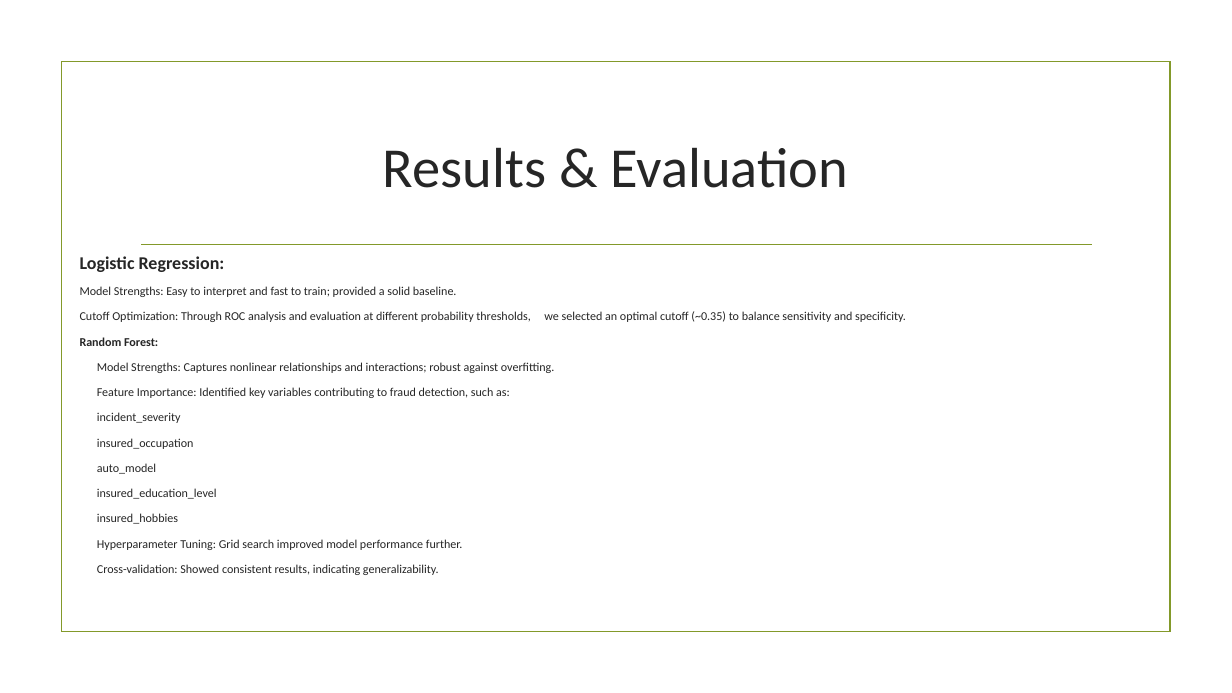
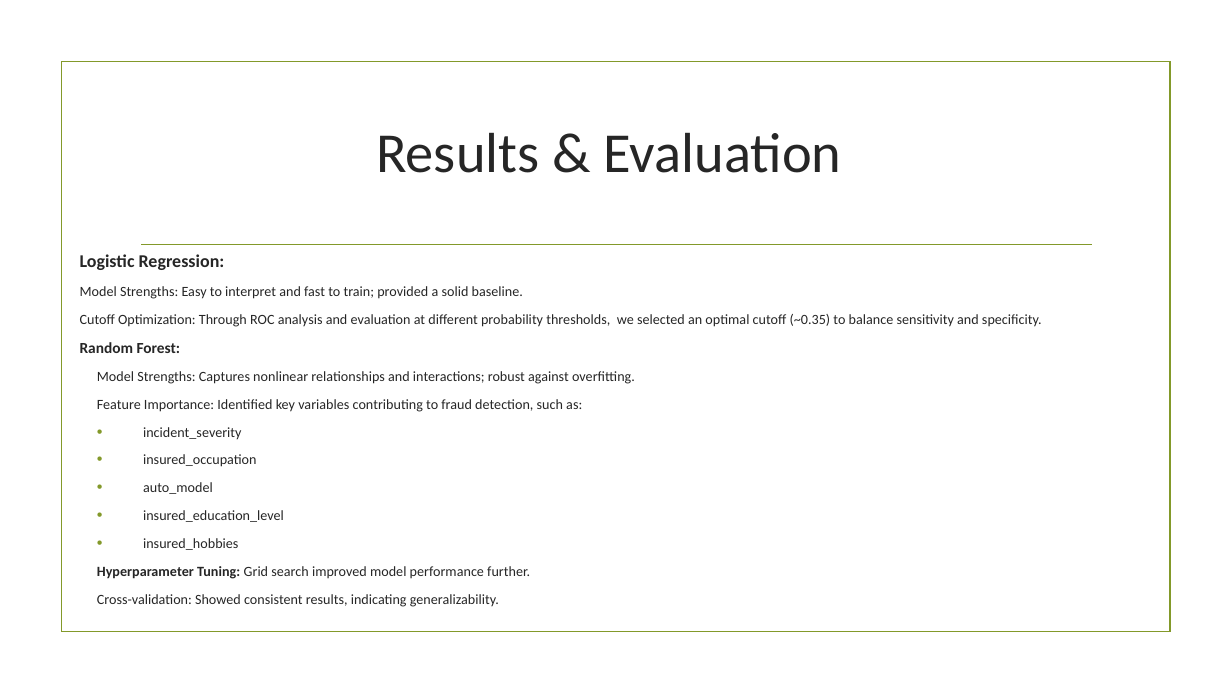
Before and after one commit to NaveenUpadhyay1385/Fraudulent_Claim_Detection_NaveenUpadhyay_SunavaNeogy, a slide deck: slide 11 of Fraudulent_Claim_Detection_Naveen-Sunava.pptx. Drawn at 1232x693 pixels with LibreOffice and Linux fonts; fonts in the diff are those of the drawing; background and template pictures are left out. Boxes give left, top, right and bottom in pixels: in the first picture for what was removed or moved away, otherwise in the second. Text is boxed around its words. In the diff, an @@ line names an element or a change of style, - is before the commit and + after.

```diff
--- a/Fraudulent_Claim_Detection_Naveen-Sunava.pptx
+++ b/Fraudulent_Claim_Detection_Naveen-Sunava.pptx
@@ title "Results & Evaluation": place and size @@
-title "Results & Evaluation" at [383,147,848,188]
+title "Results & Evaluation" at [376,132,842,173]
@@ text at [80,286,1042,607]: size 9.4 to 11 pt; size 9.4 to 12 pt in "Random Forest:"; bold on in "Hyperparameter Tuning:"; bullet none to • @@
```
Also in this commit, not shown: 11 other slides changed.
